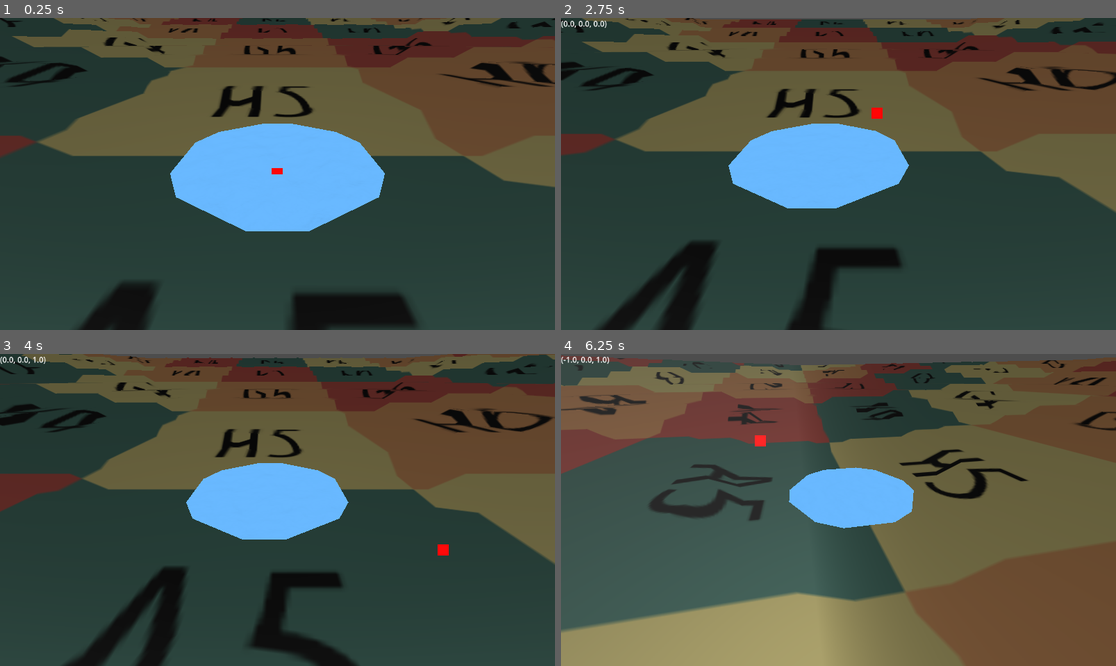
Above: before the commit, frames 1-4 (two rows, left to right).
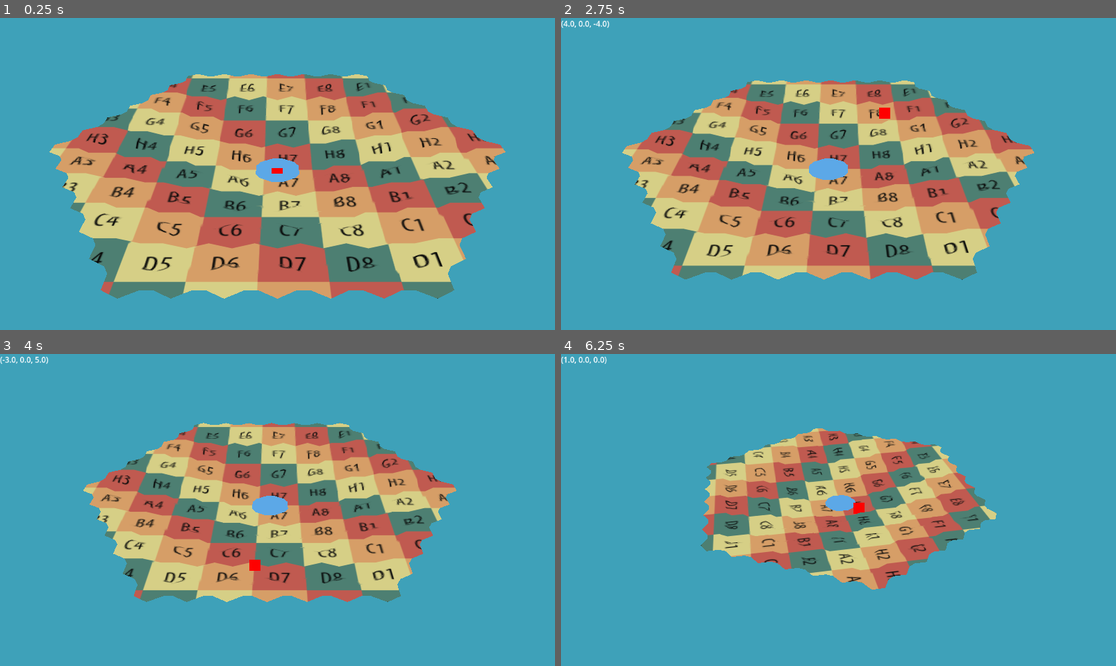
Above: after the commit, the same moments.

Repository: Deathlymad/basin_game
Game: Godot game, scene res://scenes/MainScene/MainScene.tscn
Same seed, same stepped clock (60 frames per second), same inputs: the game is played once before the commit and once after it.
Inputs (mouse positions are in pixels of both pictures, inside the frame that each line leads up to):
- Up to frame 1 (0.25 s): no input
- Up to frame 2 (2.75 s): tap Enter at 0.5 s; move the mouse to (960, 158) at 0.52 s; hold D (right) 0.53-1.28 s; hold Middle mouse button (Middle_Click) 0.53-1.28 s; tap Mouse wheel up (ZoomIn) at 0.8, 1.35 s; tap Space at 1.25 s; move the mouse to (727, 189) at 1.27 s; hold Down (backward) 1.28-2.03 s; tap Mouse wheel down (ZoomOut) at 1.55 s; move the mouse to (894, 105) at 2.02 s; hold D (right) from 2.03 s (still down); hold Mouse wheel down (ZoomOut) from 2.03 s (still down); tap Middle mouse button (Middle_Click) at 2.3 s
- Up to frame 3 (4 s): move the mouse to (249, 572) at 2.77 s; release D (right) at 2.78 s; release Mouse wheel down (ZoomOut) at 2.78 s; hold Shift (SpeedUp) 2.78-3.53 s; tap Middle mouse button (Middle_Click) at 2.85 s; tap Mouse wheel up (ZoomIn) at 3.05 s; tap Enter at 3.5 s; move the mouse to (444, 556) at 3.52 s; hold A (left) from 3.53 s (still down); hold Right mouse button (Right_Click) from 3.53 s (still down); tap Mouse wheel down (ZoomOut) at 3.8 s
- Up to frame 4 (6.25 s): move the mouse to (672, 463) at 4.27 s; release Right mouse button (Right_Click) at 4.28 s; tap Mouse wheel up (ZoomIn) at 4.35, 5.3 s; tap Middle mouse button (Middle_Click) at 4.55, 5.85 s; move the mouse to (866, 510) at 5.02 s; release A (left) at 5.03 s; hold Down (backward) 5.03-5.78 s; hold Mouse wheel down (ZoomOut) 5.03-5.78 s; move the mouse to (755, 432) at 5.77 s; hold D (right) from 5.78 s (still down); tap Mouse wheel down (ZoomOut) at 6.05 s

The runs differ from the first frame. In frame 1, 99% of the frame differs, in the area x 0-100%, y 0-100%; in frame 2, 99%; in frame 3, 99%; in frame 4, 100%.

Commit message:
Added WorldEnv, adjusted Camera

Diff:
--- a/scenes/HexGridScene/HexGridScene.tscn
+++ b/scenes/HexGridScene/HexGridScene.tscn
@@ -5,6 +5,10 @@
 
 [sub_resource type="StandardMaterial3D" id="StandardMaterial3D_8yreh"]
 albedo_texture = ExtResource("2_raw18")
+metallic_specular = 0.09
+roughness = 0.25
+emission = Color(0, 0, 0.670588, 1)
+ao_light_affect = 1.0
 
 [sub_resource type="ArrayMesh" id="ArrayMesh_l445s"]
 
--- a/scenes/HexGridScene/hex_grid_scene.gd
+++ b/scenes/HexGridScene/hex_grid_scene.gd
@@ -1,7 +1,7 @@
 extends Node3D
 
 var hexagons : Array[Hexagon]
-@export var size : int
+@export var size := 6
 @export var direction : HexHelper.HexDirection
 
 var uv_ratio : Vector2
--- /dev/null
+++ b/scenes/MainScene/Basin.gd
@@ -0,0 +1,7 @@
+extends Node3D
+
+@export var hexgrid_radius : int
+
+func _tree_entered():
+	for child in get_children():
+		child.size = hexgrid_radius
--- a/scenes/MainScene/Camera.gd
+++ b/scenes/MainScene/Camera.gd
@@ -1,29 +1,32 @@
 extends Node3D
-
-
 
 const look_sensitivity = 0.002
 var move_speed = 1
-var zoom_speed = 3
-var zoom_level = 1
 
+#zoom functionality
+var zoom_speed = 10
+var zoom_level = 10
+const max_zoom = 20
+const min_zoom = 0.5
 var to_camera
+
 var allowRot := false
 var allowPan := false
 
 var hasInput := false
 
 var input := Vector3.ZERO
+var defaultZoom : Vector3
 
 
 func _ready():
 	$Camera3D.look_at(global_transform.origin, Vector3.UP)
+	defaultZoom = $Camera3D.position
+	for i in zoom_level:
+		$Camera3D.position = defaultZoom * zoom_level
 
 
 func _unhandled_input(event: InputEvent) -> void:
-
-
-
 	if event is InputEventMouseMotion and allowRot:
 		rotation.y -= event.relative.x * look_sensitivity
 		rotation.x -= event.relative.y * look_sensitivity
@@ -33,26 +36,20 @@
 		input.z = -event.relative.y
 		input.x = -event.relative.x
 
-
 		input = input.normalized()
 		hasInput = true
 
-
-
-
-
-
 	if Input.is_action_pressed("ZoomOut"):
 
-		if zoom_level < 3:
+		if zoom_level < max_zoom:
 			zoom_level *= 1.05
-			$Camera3D.position *= 1.05
+			$Camera3D.position =  defaultZoom * zoom_level
 
 	if Input.is_action_pressed("ZoomIn"):
 
-		if zoom_level > 0.5:
+		if zoom_level > min_zoom:
 			zoom_level *= 0.95
-			$Camera3D.position *= 0.95
+			$Camera3D.position = defaultZoom * zoom_level
 
 	if Input.is_action_just_pressed("SpeedUp"):
 		move_speed = 4;
@@ -67,7 +64,7 @@
 
 	if Input.is_action_pressed("Middle_Click"):
 		allowPan = true
-		move_speed = 20 * zoom_level;
+		move_speed = zoom_speed * zoom_level;
 	if Input.is_action_just_released("Middle_Click"):
 		allowPan = false
 		move_speed = 1;
--- a/scenes/MainScene/MainScene.tscn
+++ b/scenes/MainScene/MainScene.tscn
@@ -54,6 +54,14 @@
 shader_parameter/uTimeScale = 0.066
 shader_parameter/uWaveScale = 2.0
 
+[sub_resource type="Environment" id="Environment_y65c2"]
+background_mode = 1
+background_color = Color(0.20082, 0.520271, 0.600977, 1)
+background_energy_multiplier = 1.21
+ambient_light_source = 2
+ambient_light_color = Color(0.884557, 0.910596, 0.905712, 1)
+reflected_light_source = 2
+
 [node name="MainScene" type="Node3D"]
 script = ExtResource("1_1ka3p")
 
@@ -63,26 +71,20 @@
 [node name="Node3D2" type="Node3D" parent="."]
 
 [node name="NorthEastChunk" parent="Node3D2" instance=ExtResource("3_y65c2")]
-size = 12
 
 [node name="EastChunk" parent="Node3D2" instance=ExtResource("3_y65c2")]
-size = 12
 direction = 1
 
 [node name="SouthEastChunk" parent="Node3D2" instance=ExtResource("3_y65c2")]
-size = 12
 direction = 2
 
 [node name="SouthWestCHunk" parent="Node3D2" instance=ExtResource("3_y65c2")]
-size = 12
 direction = 3
 
 [node name="WestChunk" parent="Node3D2" instance=ExtResource("3_y65c2")]
-size = 12
 direction = 4
 
 [node name="NoethWestChunk" parent="Node3D2" instance=ExtResource("3_y65c2")]
-size = 12
 direction = 5
 
 [node name="Node3D" type="Node3D" parent="."]
@@ -90,6 +92,7 @@
 
 [node name="Camera3D" type="Camera3D" parent="Node3D"]
 transform = Transform3D(1, 0, 0, 0, 0.918384, 0.39569, 0, -0.39569, 0.918384, 0, 5.43029, 8.38736)
+fov = 35.1
 
 [node name="CanvasLayer" type="CanvasLayer" parent="."]
 
@@ -97,18 +100,10 @@
 offset_right = 40.0
 offset_bottom = 40.0
 
-[node name="DirectionalLight3D" type="DirectionalLight3D" parent="."]
-transform = Transform3D(1, 0, 0, 0, 0.0945601, 0.995519, 0, -0.995519, 0.0945601, 0, 0.996139, -2.1407)
-
 [node name="MeshInstance3D" type="MeshInstance3D" parent="."]
 transform = Transform3D(10, 0, 0, 0, 10, 0, 0, 0, 10, 0, 0, 0)
 mesh = SubResource("PlaneMesh_3cvap")
 surface_material_override/0 = SubResource("ShaderMaterial_73lv8")
 
-[node name="Node3D3" type="Node3D" parent="."]
-transform = Transform3D(1, 0, 0, 0, 1, 0, 0, 0, 1, 0, 13.4311, 0)
-
-[node name="DirectionalLight3D" type="DirectionalLight3D" parent="Node3D3"]
-transform = Transform3D(1, 0, 0, 0, 1, 0, 0, 0, 1, -233.886, 83.1432, 0)
-light_color = Color(1, 0.847059, 0.639216, 1)
-sky_mode = 2
+[node name="WorldEnvironment" type="WorldEnvironment" parent="."]
+environment = SubResource("Environment_y65c2")
Not shown, added: scenes/MainScene/Basin.gd.uid
Not shown: 1 places in scenes/MainScene/MainScene.tscn that only renumber resources
